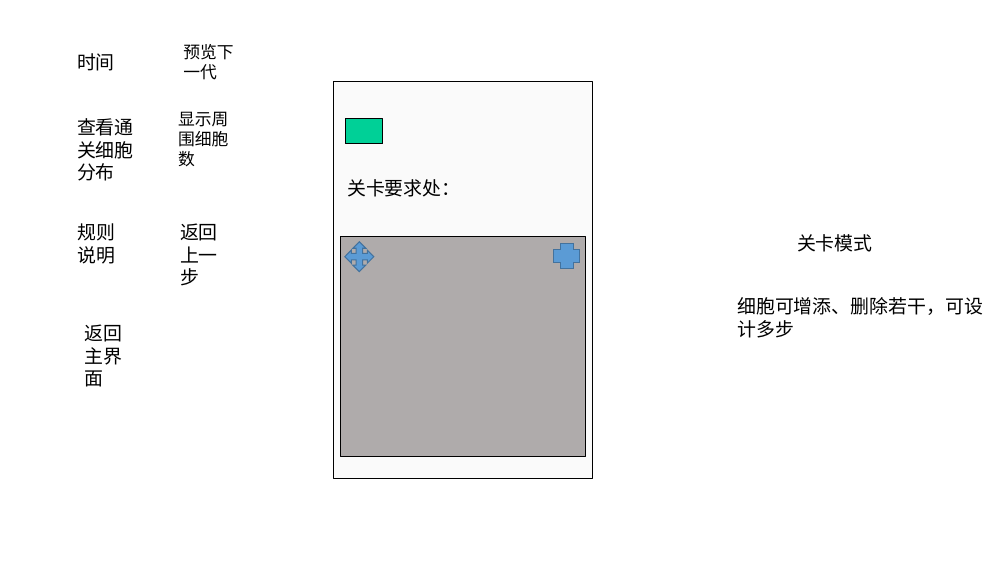
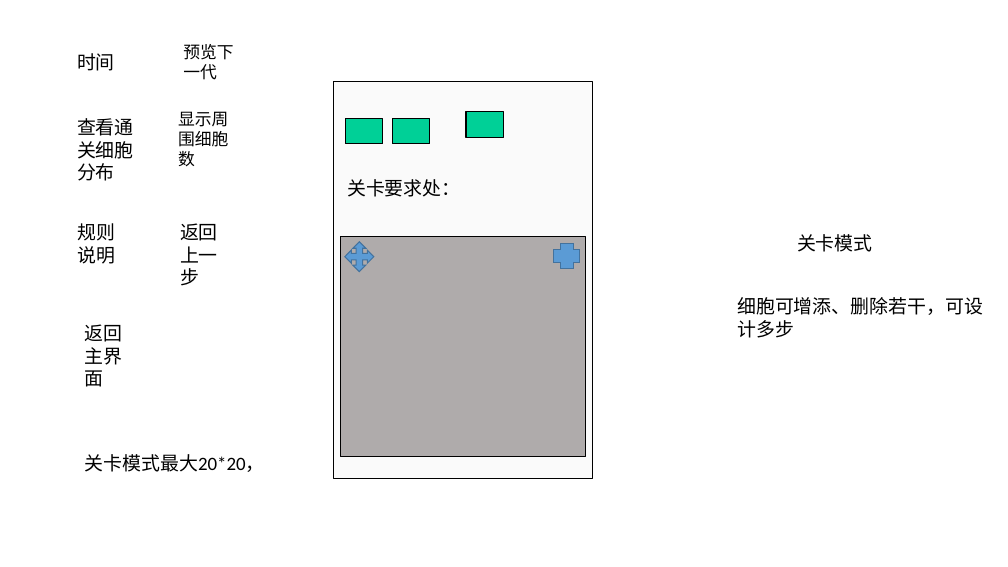
Before and after one commit to GameOfLife9/ConwayGameOfLife, a slide deck: slide 2 of 方案.pptx (slide 1 before the commit). Drawn at 1008x567 pixels with LibreOffice and Linux fonts; fonts in the diff are those of the drawing. Boxes give left, top, right and bottom in pixels: in the first picture for what was removed or moved away, otherwise in the second. Text is boxed around its words. In the diff, an @@ line names an element or a change of style, - is before the commit and + after.

```diff
--- a/方案.pptx
+++ b/方案.pptx
@@ rectangle added at [392, 119, 430, 144], fill #00D097, outline #000000 1 pt @@
@@ rectangle added at [466, 112, 504, 137], fill #00D097, outline #000000 1 pt @@
@@ text added at [85, 454, 265, 472], 18 pt, text #000000 @@
+关卡模式最大20*20，
```
Also in this commit, not shown: 1 other slide changed, 3 slides added, 1 slide removed.
